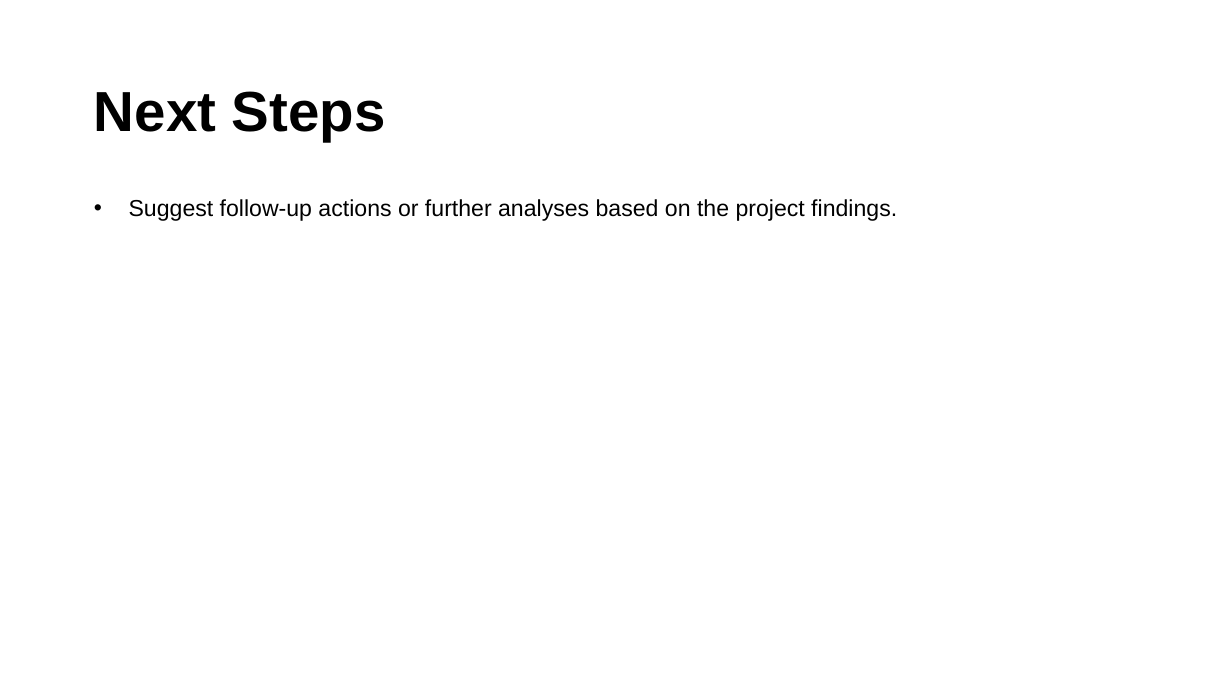
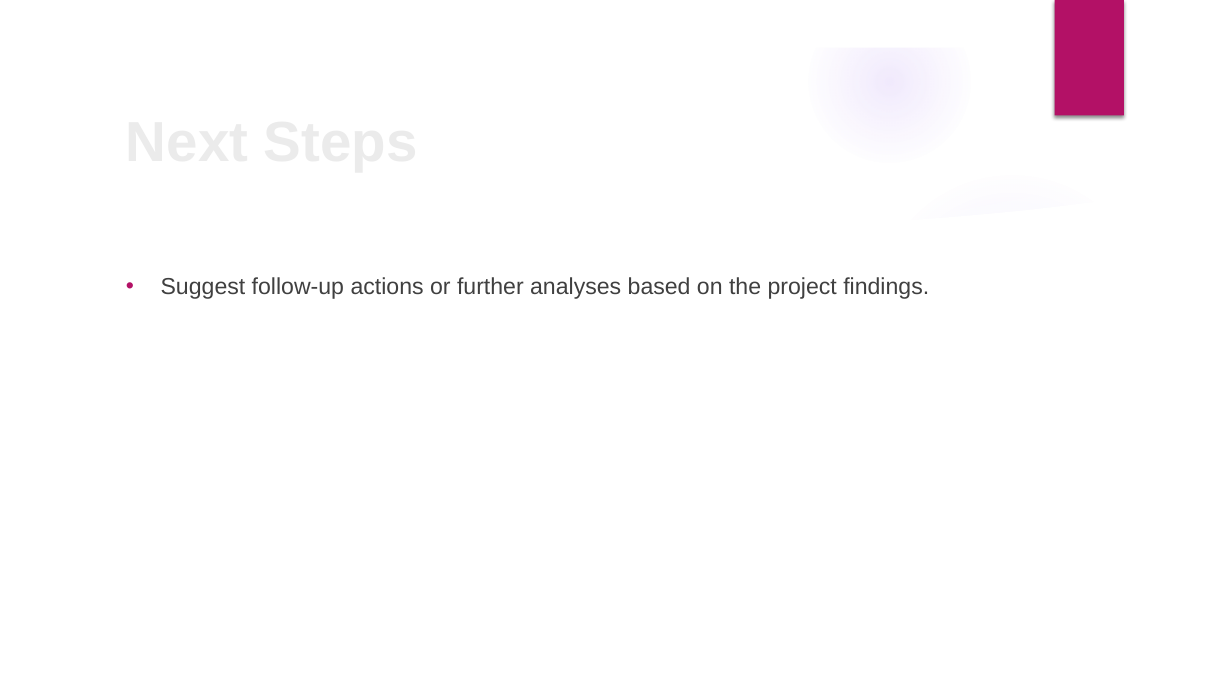
Before and after one commit to jmurphy172/group4_project, a slide deck: slide 14 of project_docs/Presentation Draft.pptx (slide 13 before the commit). Drawn at 1232x693 pixels with LibreOffice and Linux fonts; fonts in the diff are those of the drawing; background and template pictures are left out. Boxes give left, top, right and bottom in pixels: in the first picture for what was removed or moved away, otherwise in the second. Text is boxed around its words. In the diff, an @@ line names an element or a change of style, - is before the commit and + after.

```diff
--- a/project_docs/Presentation Draft.pptx
+++ b/project_docs/Presentation Draft.pptx
@@ group added at [0, 0, 1232, 693]: 4 ellipses, 3 freeform shapes @@
@@ rectangle added at [1055, 0, 1124, 116], fill #B31166 @@
@@ title "Next Steps": place and size @@
-title "Next Steps" at [94, 91, 386, 141]
+title "Next Steps" at [116, 98, 1002, 169]
@@ title "Next Steps" at [116, 98, 1002, 169]: text colour #000000 to #EBEBEB @@
@@ text "Suggest follow-up actions or further ...": place and size @@
-text "Suggest follow-up actions or further ..." at [129, 199, 897, 221]
+text "Suggest follow-up actions or further ..." at [161, 277, 929, 299]
@@ text "Suggest follow-up actions or further ..." at [161, 277, 929, 299]: text colour #000000 to #404040 @@
```
Also in this commit, not shown: 14 other slides changed, 1 slide added, 1 other file.
